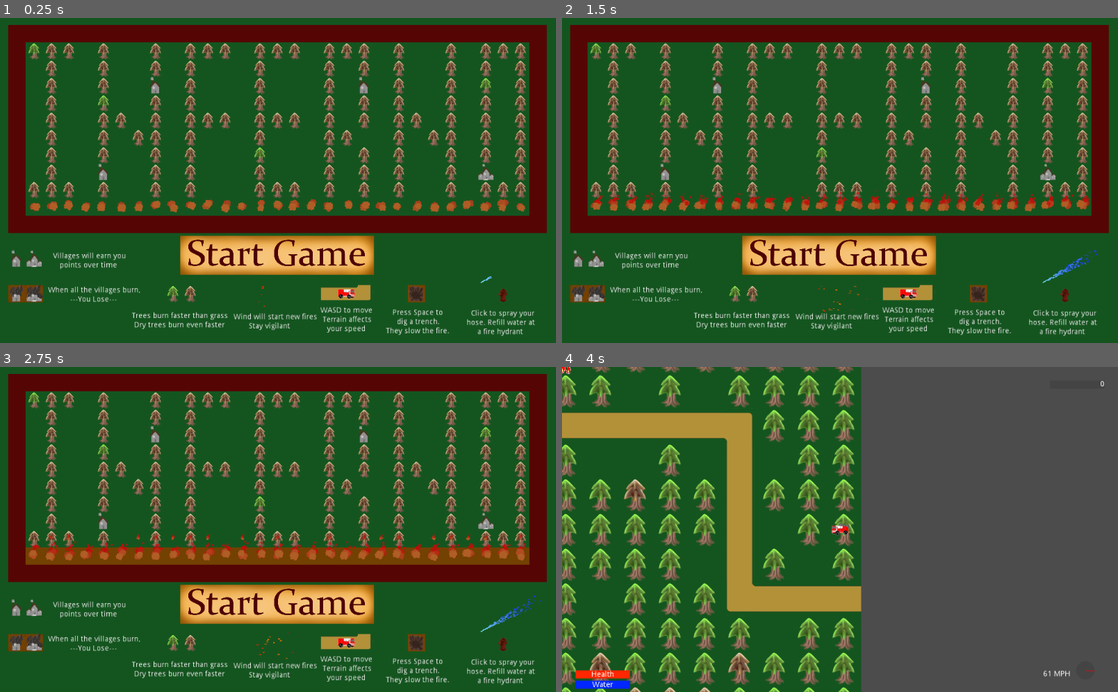
Above: before the commit, frames 1-4 (two rows, left to right).
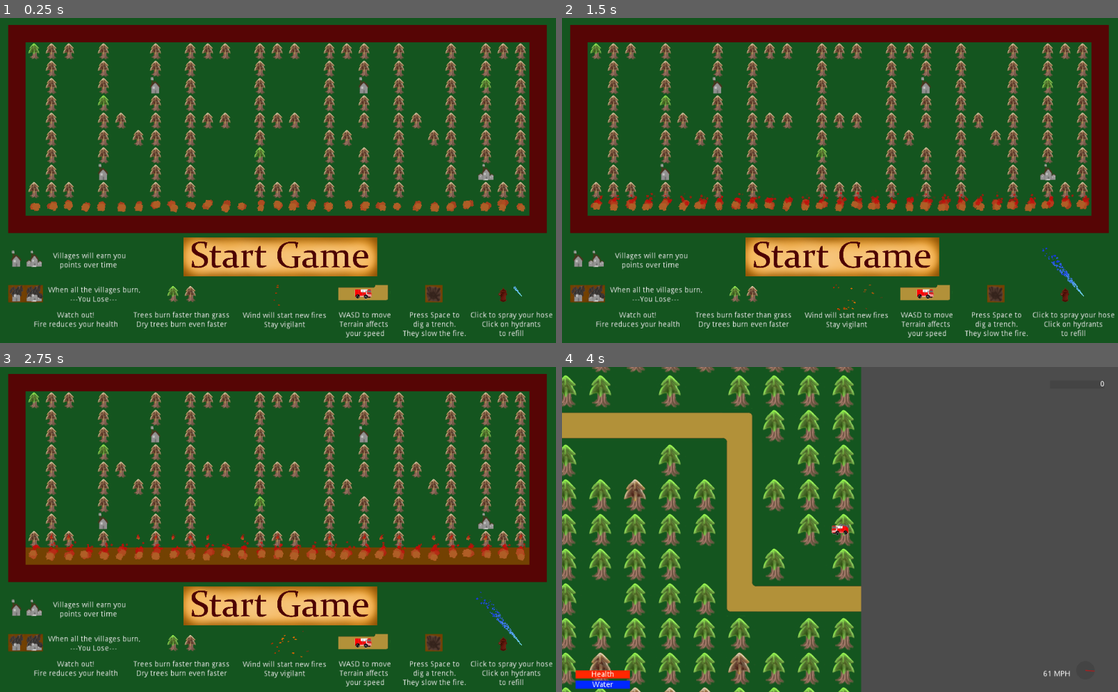
Above: after the commit, the same moments.

Repository: ConsoleCowboysInCyberspace/inferno
Game: Godot game, scene res://Scenes/main_title.tscn
The game is run twice, just before and just after one commit, with the same random seed, the same clock (stepped at 60 frames per second) and the same inputs.
Inputs (mouse positions are in pixels of both pictures, inside the frame that each line leads up to):
- Up to frame 1 (0.25 s): no input
- Up to frame 2 (1.5 s): tap Space (dig_trench) at 0.5, 0.6, 1.25 s; move the mouse to (962, 164) at 0.52 s; hold D (truck_right) 0.53-1.28 s; move the mouse to (728, 196) at 1.27 s; hold S (truck_down) from 1.28 s (still down); click (728, 196) at 1.35 s
- Up to frame 3 (2.75 s): tap Space (dig_trench) at 2, 2.1 s; move the mouse to (333, 458) at 2.02 s; release S (truck_down) at 2.03 s; hold D (truck_right) from 2.03 s (still down)
- Up to frame 4 (4 s): tap Space (dig_trench) at 2.75, 3.6 s; move the mouse to (812, 594) at 2.77 s; release D (truck_right) at 2.78 s; hold W (truck_up) 2.78-3.53 s; click (812, 594) at 2.85 s; move the mouse to (1006, 578) at 3.52 s; hold A (truck_left) from 3.53 s (still down)

The runs differ from the first frame. In frame 1, 5.1% of the frame differs, in the area x 6-100%, y 66-99%; in frame 2, 5.3%; in frame 3, 5.3%; in frame 4, less than 0.1%.

Commit message:
Fixed fire arrow, squashed bugs, polished

Diff:
--- a/Scenes/GUI.tscn
+++ b/Scenes/GUI.tscn
@@ -1,9 +1,12 @@
-[gd_scene load_steps=9 format=2]
+[gd_scene load_steps=12 format=2]
 
 [ext_resource path="res://scripts/anemometer.gd" type="Script" id=1]
 [ext_resource path="res://scripts/GUI.gd" type="Script" id=2]
-[ext_resource path="res://assets/fire.png" type="Texture" id=3]
+[ext_resource path="res://assets/fireArrow.png" type="Texture" id=3]
 [ext_resource path="res://assets/sprites/menu/gameover.png" type="Texture" id=4]
+[ext_resource path="res://assets/sprites/menu/restart.png" type="Texture" id=5]
+[ext_resource path="res://assets/sprites/menu/restart_clicked.png" type="Texture" id=6]
+[ext_resource path="res://scripts/ButtonScripts.gd" type="Script" id=7]
 
 [sub_resource type="StyleBoxFlat" id=1]
 bg_color = Color( 0.6, 0.6, 0.6, 0 )
@@ -19,6 +22,9 @@
 
 [node name="GUI" type="CanvasLayer"]
 script = ExtResource( 2 )
+__meta__ = {
+"_edit_vertical_guides_": [ 512.0 ]
+}
 
 [node name="MarginContainer" type="MarginContainer" parent="."]
 anchor_right = 1.0
@@ -162,39 +168,76 @@
 script = ExtResource( 1 )
 
 [node name="CenterContainer" type="CenterContainer" parent="."]
-margin_right = 40.0
-margin_bottom = 40.0
-__meta__ = {
-"_edit_use_anchors_": false
-}
-
-[node name="NewFireArrow" type="Node2D" parent="CenterContainer"]
-
-[node name="Sprite" type="Sprite" parent="CenterContainer/NewFireArrow"]
+anchor_right = 1.0
+anchor_bottom = 1.0
+__meta__ = {
+"_edit_use_anchors_": false
+}
+
+[node name="Control" type="Control" parent="CenterContainer"]
+margin_left = 512.0
+margin_top = 300.0
+margin_right = 512.0
+margin_bottom = 300.0
+
+[node name="NewFireArrow" type="Node2D" parent="CenterContainer/Control"]
+visible = false
+
+[node name="Sprite" type="Sprite" parent="CenterContainer/Control/NewFireArrow"]
+position = Vector2( 0, -50 )
 texture = ExtResource( 3 )
+
+[node name="Label" type="Label" parent="CenterContainer/Control/NewFireArrow"]
+anchor_left = 0.5
+anchor_top = 0.5
+anchor_right = 0.5
+anchor_bottom = 0.5
+margin_left = -68.0
+margin_top = -90.0
+margin_right = 68.0
+margin_bottom = -76.0
+text = "A spark started a fire!"
+align = 1
+__meta__ = {
+"_edit_use_anchors_": false
+}
 
 [node name="gameover" type="Sprite" parent="."]
 visible = false
-position = Vector2( 497.302, 191.614 )
+position = Vector2( 511.302, 191.614 )
 scale = Vector2( 0.5, 0.5 )
 texture = ExtResource( 4 )
 
 [node name="Panel" type="Panel" parent="gameover"]
-margin_left = -493.0
+margin_left = -379.0
 margin_top = 268.0
-margin_right = 272.0
+margin_right = 386.0
 margin_bottom = 380.0
 __meta__ = {
 "_edit_use_anchors_": false
 }
 
 [node name="RichTextLabel" type="RichTextLabel" parent="gameover"]
-margin_left = -484.19
-margin_top = 286.441
-margin_right = -235.19
-margin_bottom = 326.441
+margin_left = -350.19
+margin_top = 292.441
+margin_right = -101.19
+margin_bottom = 332.441
 rect_scale = Vector2( 4, 4 )
 text = "You scored:"
 __meta__ = {
 "_edit_use_anchors_": false
 }
+
+[node name="TextureButton" type="TextureButton" parent="gameover"]
+visible = false
+margin_left = -238.295
+margin_top = 398.101
+margin_right = 241.705
+margin_bottom = 668.101
+texture_normal = ExtResource( 5 )
+texture_pressed = ExtResource( 6 )
+script = ExtResource( 7 )
+__meta__ = {
+"_edit_use_anchors_": false
+}
+[connection signal="pressed" from="gameover/TextureButton" to="gameover/TextureButton" method="switch_scene" binds= [ "res://Scenes/main_title.tscn" ]]
--- a/Scenes/main_title.tscn
+++ b/Scenes/main_title.tscn
@@ -27,13 +27,16 @@
 
 [node name="controller" type="Node2D"]
 script = ExtResource( 1 )
+__meta__ = {
+"_edit_horizontal_guides_": [ 1186.72 ]
+}
 size = Vector2( 36, 30 )
 
 [node name="worldMap" type="TileMap" parent="."]
 position = Vector2( 1, 1 )
 tile_set = ExtResource( 2 )
 format = 1
-tile_data = PoolIntArray( 0, 15, 0, 1, 15, 0, 2, 15, 0, 3, 1 …(9171 unchanged characters)… 114131, 15, 0, 1114132, 15, 0, 1114133, -1610612736, 0, 1114134, -1610612736, 0, 1114135, 13, 0, 1114136, 15, 0, 1114137, 15, 0, 1114138, 4, 0, 1114139, 15, 0, 1114140, 15, 0, 1114141, 15, 0, 111 …(7004 unchanged characters)…
+tile_data = PoolIntArray( 0, 15, 0, 1, 15, 0, 2, 15, 0, 3, 1 …(9171 unchanged characters)… 114131, 15, 0, 1114132, 15, 0, 1114133, 15, 0, 1114134, -1610612736, 0, 1114135, -1610612736, 0, 1114136, 13, 0, 1114137, 15, 0, 1114138, 15, 0, 1114139, 4, 0, 1114140, 15, 0, 1114141, 15, 0, 111 …(7004 unchanged characters)…
 
 [node name="fireMap" type="TileMap" parent="."]
 tile_set = SubResource( 1 )
@@ -51,10 +54,10 @@
 }
 
 [node name="StartGameButton" type="TextureButton" parent="UIRoot"]
-margin_left = 789.235
-margin_top = 757.617
-margin_right = 2709.23
-margin_bottom = 1837.62
+margin_left = 801.057
+margin_top = 764.736
+margin_right = 2721.05
+margin_bottom = 1844.74
 rect_scale = Vector2( 0.4, 0.4 )
 texture_normal = ExtResource( 3 )
 expand = true
@@ -64,25 +67,27 @@
 }
 
 [node name="Label" type="Label" parent="UIRoot"]
-margin_left = 649.283
-margin_top = 1189.3
-margin_right = 830.283
-margin_bottom = 1220.3
+margin_left = 650.624
+margin_top = 1186.72
+margin_right = 831.624
+margin_bottom = 1217.72
 rect_scale = Vector2( 2, 2 )
 text = "Trees burn faster than grass
- Dry trees burn even faster"
+Dry trees burn even faster"
+align = 1
 __meta__ = {
 "_edit_use_anchors_": false
 }
 
 [node name="Label7" type="Label" parent="UIRoot"]
-margin_left = 1024.37
-margin_top = 1192.61
-margin_right = 1205.37
-margin_bottom = 1223.61
+margin_left = 1032.37
+margin_top = 1187.72
+margin_right = 1213.37
+margin_bottom = 1218.72
 rect_scale = Vector2( 2, 2 )
 text = "Wind will start new fires
-       Stay vigilant"
+Stay vigilant"
+align = 1
 __meta__ = {
 "_edit_use_anchors_": false
 }
@@ -111,54 +116,70 @@
 "_edit_use_anchors_": false
 }
 
+[node name="Label8" type="Label" parent="UIRoot"]
+margin_left = 218.004
+margin_top = 1186.72
+margin_right = 443.004
+margin_bottom = 1217.72
+rect_scale = Vector2( 2, 2 )
+text = "Watch out!
+Fire reduces your health"
+align = 1
+__meta__ = {
+"_edit_use_anchors_": false
+}
+
 [node name="Label4" type="Label" parent="UIRoot"]
-margin_left = 1336.44
-margin_top = 1168.81
-margin_right = 1517.44
-margin_bottom = 1216.81
+margin_left = 1327.76
+margin_top = 1186.72
+margin_right = 1508.76
+margin_bottom = 1234.72
 rect_scale = Vector2( 2, 2 )
-text = " WASD to move
-  Terrain affects
-    your speed"
+text = "WASD to move
+Terrain affects
+your speed"
+align = 1
 __meta__ = {
 "_edit_use_anchors_": false
 }
 
 [node name="Label5" type="Label" parent="UIRoot"]
-margin_left = 1584.9
-margin_top = 1177.42
-margin_right = 1765.9
-margin_bottom = 1225.42
+margin_left = 1583.2
+margin_top = 1186.72
+margin_right = 1764.2
+margin_bottom = 1234.72
 rect_scale = Vector2( 2, 2 )
-text = "   Press Space to
-     dig a trench.
+text = "Press Space to
+dig a trench.
 They slow the fire."
+align = 1
 __meta__ = {
 "_edit_use_anchors_": false
 }
 
 [node name="Label6" type="Label" parent="UIRoot"]
-margin_left = 1873.87
-margin_top = 1180.01
-margin_right = 2054.87
-margin_bottom = 1228.01
+margin_left = 1867.64
+margin_top = 1186.72
+margin_right = 2048.64
+margin_bottom = 1234.72
 rect_scale = Vector2( 2, 2 )
-text = "   Click to spray your
- hose. Refill water at
-      a fire hydrant"
+text = "Click to spray your hose
+Click on hydrants
+to refill"
+align = 1
 __meta__ = {
 "_edit_use_anchors_": false
 }
 
 [node name="Particles2D" parent="UIRoot" instance=ExtResource( 7 )]
-position = Vector2( 1934.24, 1079.8 )
-rotation = -0.507891
+position = Vector2( 2085.02, 1129.82 )
+rotation = -2.25846
 
 [node name="Sprite" type="Sprite" parent="."]
-position = Vector2( 1439.69, 1118.97 )
+position = Vector2( 1501.69, 1118.97 )
 texture = ExtResource( 9 )
 
 [node name="Particles2D" parent="." instance=ExtResource( 5 )]
-position = Vector2( 1113.37, 1135.82 )
+position = Vector2( 1167.92, 1130.88 )
 lifetime = 1.5
 [connection signal="pressed" from="UIRoot/StartGameButton" to="UIRoot/StartGameButton" method="switch_scene" binds= [ "res://Scenes/main_level.tscn" ]]
--- a/scripts/ButtonScripts.gd
+++ b/scripts/ButtonScripts.gd
@@ -1,6 +1,7 @@
 extends Node
 
 func switch_scene(path):
+	print("REEEEEEEE")
 	call_deferred("_switch_callback", path)
 
 func _switch_callback(path):
--- a/scripts/GUI.gd
+++ b/scripts/GUI.gd
@@ -6,7 +6,7 @@
 onready var anemometer = find_node("Anemometer")
 
 # fire arrow
-export var arrow_visible_time = 5
+export var arrow_visible_time = 15
 onready var newFireArrow = find_node("NewFireArrow") # TODO
 onready var fireArrowSprite = newFireArrow.get_node("Sprite")
 onready var arrowTimer = Timer.new()
@@ -21,14 +21,12 @@
 	arrowTimer.one_shot = true
 
 func _process(delta):
-
-	# not debug code
-	# rotate arrow to face target
-	var toTarget = arrowTarget - newFireArrow.position
-	newFireArrow.rotation = newFireArrow.position.angle_to_point(arrowTarget)
-
 	# poll score like a pleb
 	set_score(tile_manager.score)
+
+	# rotate arrow to face target
+	#var toTarget = arrowTarget - newFireArrow.position
+	fireArrowSprite.rotation = tile_manager.truck.global_position.angle_to_point(arrowTarget) + PI
 
 func set_score(value):
 	score.bbcode_text = "[right]" + String(value) + "[/right]"
@@ -46,14 +44,15 @@
 	anemometer.windSpeed = value
 
 func new_fire_started(pos):
-	arrowTarget = pos
-	fireArrowSprite.visible = true
+	arrowTarget = tile_manager.tileToWorld(pos)
+	newFireArrow.visible = true
 	arrowTimer.start(arrow_visible_time)
 
 func arrowTimerTimeout():
-	fireArrowSprite.visible = false
+	newFireArrow.visible = false
 
 func on_death():
 	var gameover = $gameover
 	gameover.visible = true
 	gameover.get_node("RichTextLabel").text = "Your Score: " + String(tile_manager.score)
+	gameover.get_node("TextureButton").disabled = false
--- a/scripts/TruckScript.gd
+++ b/scripts/TruckScript.gd
@@ -183,8 +183,9 @@
 
 func fill_water(delta, tile):
 	#print("filling water")
-	water_amount += water_fill_rate * delta
-	emit_signal("water_changed", water_amount)
+	if(water_amount < max_water):
+		water_amount = clamp(water_amount + water_fill_rate * delta, 0, 100)
+		emit_signal("water_changed", water_amount)
 	# some animations, some animations on the tile maybe?
 
 # Checks if we can dig a trench at the given position in the tile grid
--- a/scripts/internal_tile_manager.gd
+++ b/scripts/internal_tile_manager.gd
@@ -34,27 +34,34 @@
 	worldMap.set_cellv(pos, worldTileSetNameMap.find(type))
 
 func burnTile(pos: Vector2, type):
+	var xFlip = worldMap.is_cell_x_flipped(pos.x, pos.y)
+	var yFlip = worldMap.is_cell_y_flipped(pos.x, pos.y)
+	var transposed = worldMap.is_cell_transposed(pos.x, pos.y)
+	var newType = worldMap.get_cellv(pos)
+
 	match type:
 		Internal_Tile.TileType.FOREST:
-			worldMap.set_cellv(pos, worldTileSetNameMap.find("burnedForest"))
+			newType = worldTileSetNameMap.find("burnedForest")
 		Internal_Tile.TileType.FOREST_DRY:
-			worldMap.set_cellv(pos, worldTileSetNameMap.find("burnedForest"))
+			newType = worldTileSetNameMap.find("burnedForest")
 		Internal_Tile.TileType.TOWN:
-			worldMap.set_cellv(pos, worldTileSetNameMap.find("townBurned"))
+			newType = worldTileSetNameMap.find("townBurned")
 		Internal_Tile.TileType.TOWN_SMALL:
-			worldMap.set_cellv(pos, worldTileSetNameMap.find("townBurnedSmall"))
+			newType = worldTileSetNameMap.find("townBurnedSmall")
 		Internal_Tile.TileType.GRASS:
-			worldMap.set_cellv(pos, worldTileSetNameMap.find("grassBurned"))
+			newType = worldTileSetNameMap.find("grassBurned")
 		Internal_Tile.TileType.ROAD:
-			worldMap.set_cellv(pos, worldTileSetNameMap.find("roadBurned"))
+			newType = worldTileSetNameMap.find("roadBurned")
 		Internal_Tile.TileType.ROAD_CROSS:
-			worldMap.set_cellv(pos, worldTileSetNameMap.find("roadCrossBurned"))
+			newType = worldTileSetNameMap.find("roadCrossBurned")
 		Internal_Tile.TileType.ROAD_TURN:
-			worldMap.set_cellv(pos, worldTileSetNameMap.find("roadTurnBurned"))
+			newType = worldTileSetNameMap.find("roadTurnBurned")
 		Internal_Tile.TileType.ROAD_T:
-			worldMap.set_cellv(pos, worldTileSetNameMap.find("roadTBurned"))
+			newType = worldTileSetNameMap.find("roadTBurned")
 		Internal_Tile.TileType.ROAD_END:
-			worldMap.set_cellv(pos, worldTileSetNameMap.find("roadEndBurned"))
+			newType = worldTileSetNameMap.find("roadEndBurned")
+
+	worldMap.set_cellv(pos, newType, xFlip, yFlip, transposed)
 
 func setTileSprite(pos, type):
 	worldMap.set_cellv(pos, worldTileSetNameMap.find(type))
Binary file added: assets/fireArrow.png
Not shown, added: assets/fireArrow.png.import
Binary file added: assets/sprites/menu/restart.png
Not shown, added: assets/sprites/menu/restart.png.import
Binary file added: assets/sprites/menu/restart_clicked.png
Not shown, added: assets/sprites/menu/restart_clicked.png.import
